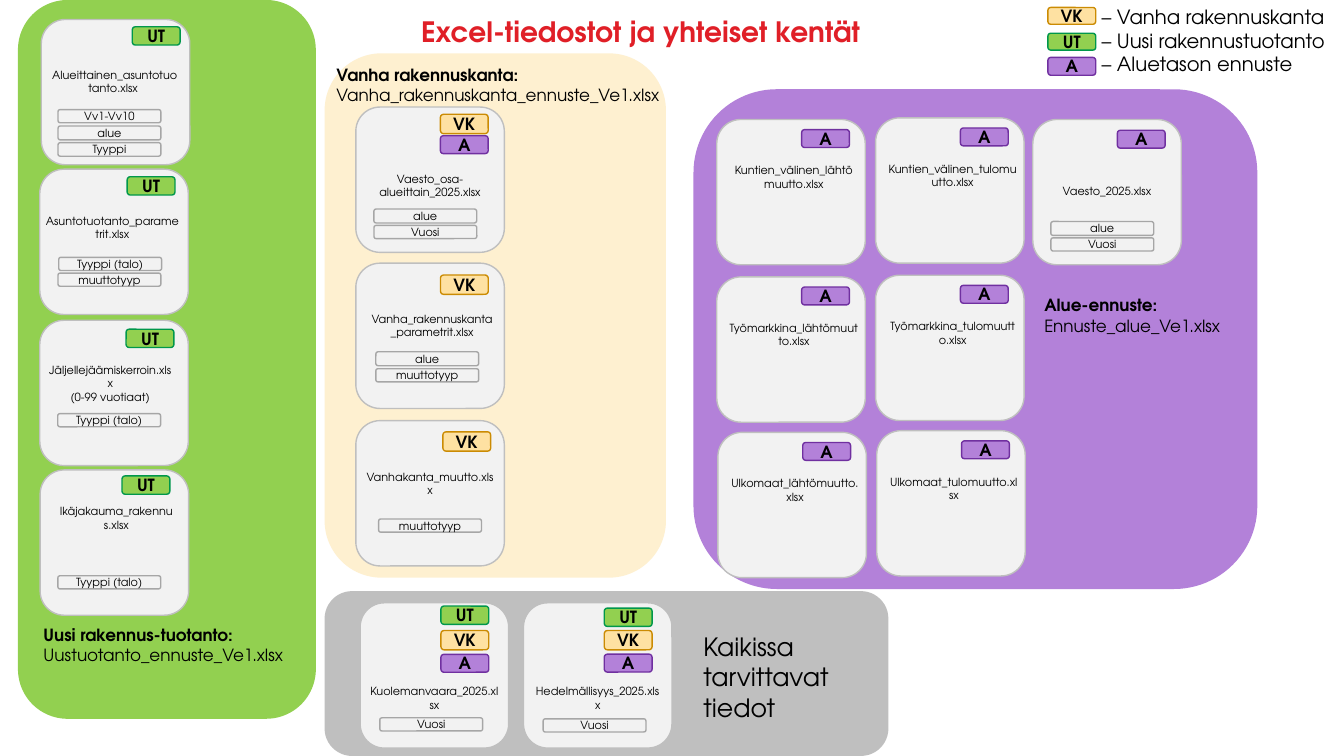
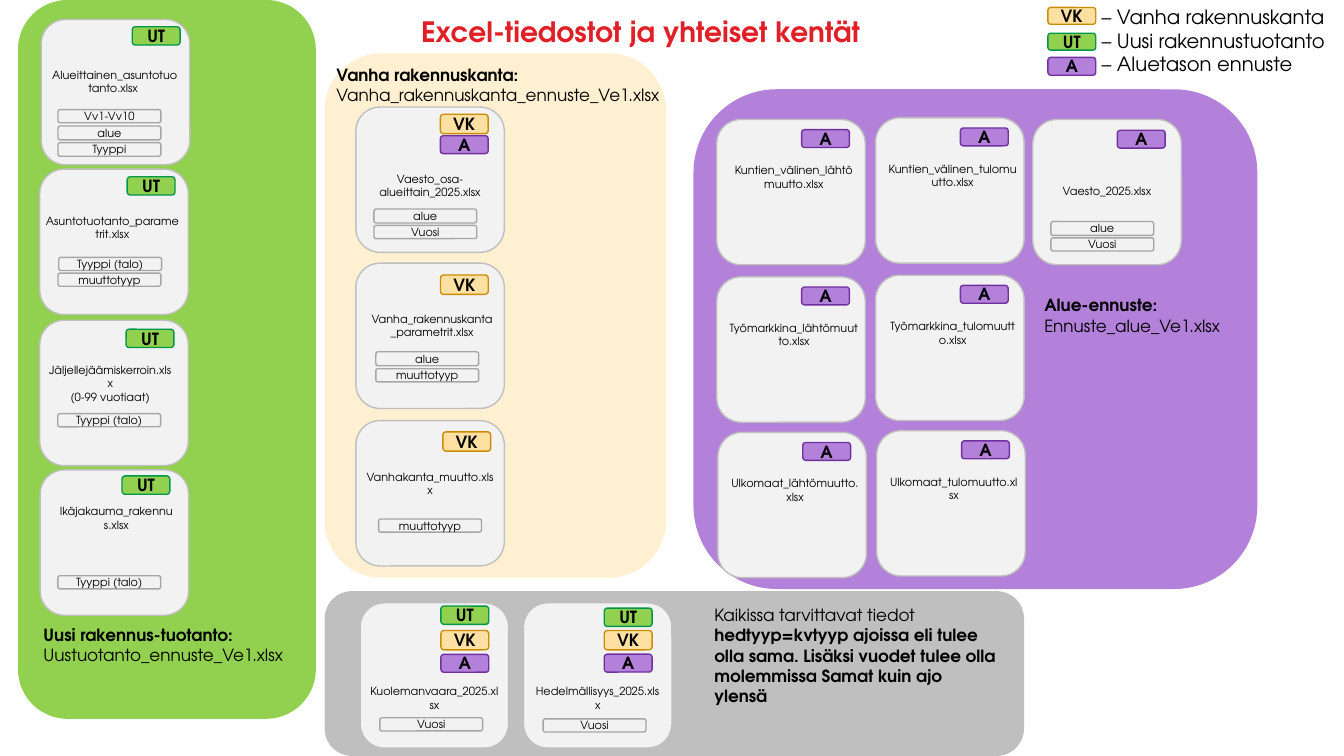
Before and after one commit to kangasalakehitys/vaestoennuste, a slide deck: slide 2 of Dokumentaatio/Ohjeet.pptx. Drawn at 1344x756 pixels with LibreOffice and Linux fonts; fonts in the diff are those of the drawing; background and template pictures are left out. Boxes give left, top, right and bottom in pixels: in the first picture for what was removed or moved away, otherwise in the second. Text is boxed around its words. In the diff, an @@ line names an element or a change of style, - is before the commit and + after.

```diff
--- a/Dokumentaatio/Ohjeet.pptx
+++ b/Dokumentaatio/Ohjeet.pptx
@@ rounded rectangle: place and size @@
-rounded rectangle at (325, 591, 888, 756)
+rounded rectangle at (325, 591, 1024, 756)
@@ text "Kaikissa tarvittavat tiedot": place and size @@
-text "Kaikissa tarvittavat tiedot" at (703, 637, 828, 718)
+text "Kaikissa tarvittavat tiedot" at (714, 608, 996, 705)
@@ text at (714, 628, 996, 705): paragraph added @@
+hedtyyp=kvtyyp ajoissa eli tulee olla sama. Lisäksi vuodet tulee olla molemmissa Samat kuin ajo ylensä
@@ text at (714, 608, 915, 630): size 18 to 12 pt in "Kaikissa tarvittavat tiedot" @@
```
Also in this commit, not shown: 6 other slides changed, 38 other files.
